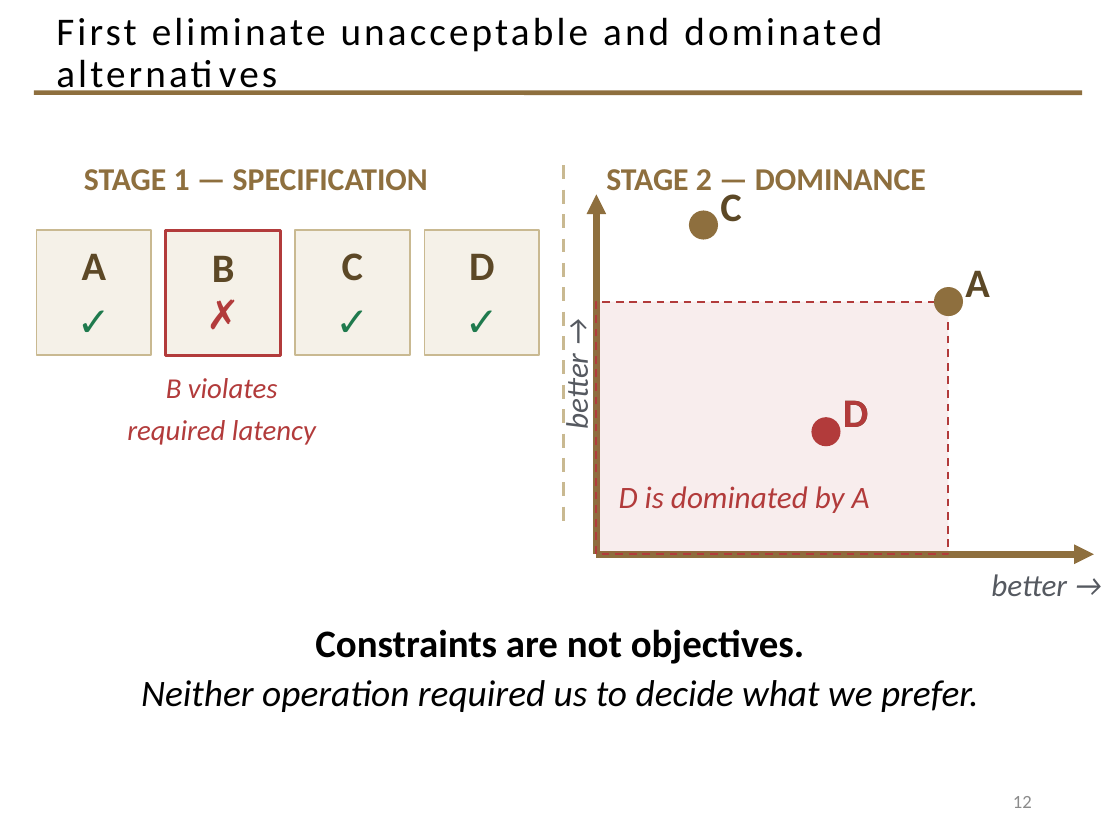
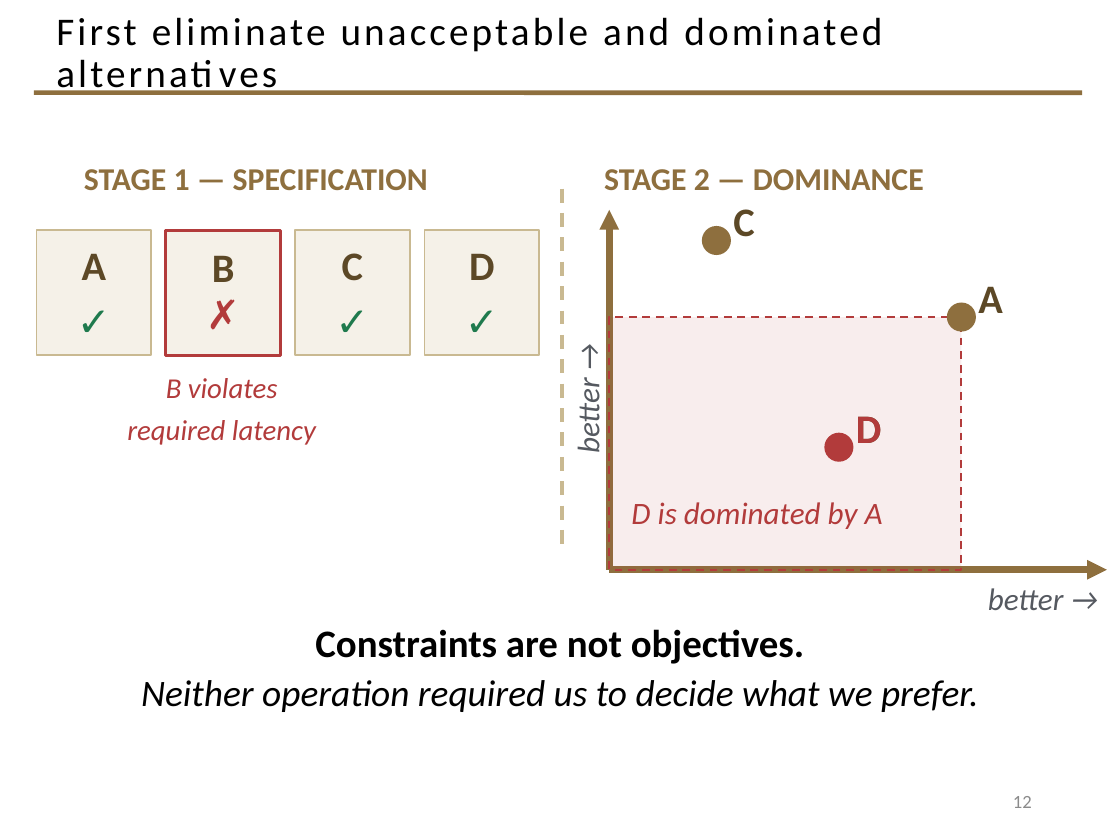
Before and after one commit to davisjam/model-based-agentic-software-engineering, a slide deck: slide 12 of course/lectures/act-1-foundations/06-architecture/1-6-Architecture.pptx. Drawn at 1120x840 pixels with LibreOffice and Linux fonts; fonts in the diff are those of the drawing; background and template pictures are left out. Boxes give left, top, right and bottom in pixels: in the first picture for what was removed or moved away, otherwise in the second. Text is boxed around its words. In the diff, an @@ line names an element or a change of style, - is before the commit and + after.

```diff
--- a/course/lectures/act-1-foundations/06-architecture/1-6-Architecture.pptx
+++ b/course/lectures/act-1-foundations/06-architecture/1-6-Architecture.pptx
@@ line moved from (563, 166) - (563, 526) to (562, 188) - (562, 550) @@
@@ 5 texts, 2 arrows, 1 rectangle, 1 ellipse: place and size @@
-5 texts, 2 arrows, 1 rectangle, 1 ellipse at [596, 194, 1094, 554]
+5 texts, 2 arrows, 1 rectangle, 1 ellipse at [609, 209, 1107, 570]
@@ text "better →": place and size @@
-text "better →" at [558, 360, 596, 427]
+text "better →" at [570, 385, 608, 452]
@@ ellipse: place and size @@
-ellipse at [934, 287, 963, 316]
+ellipse at [946, 302, 976, 332]
@@ ellipse: place and size @@
-ellipse at [812, 418, 841, 447]
+ellipse at [824, 432, 853, 461]
@@ text "better →": place and size @@
-text "better →" at [991, 574, 1067, 596]
+text "better →" at [988, 588, 1064, 610]
```
Also in this commit, not shown: 11 other slides changed, 1 slide added.
